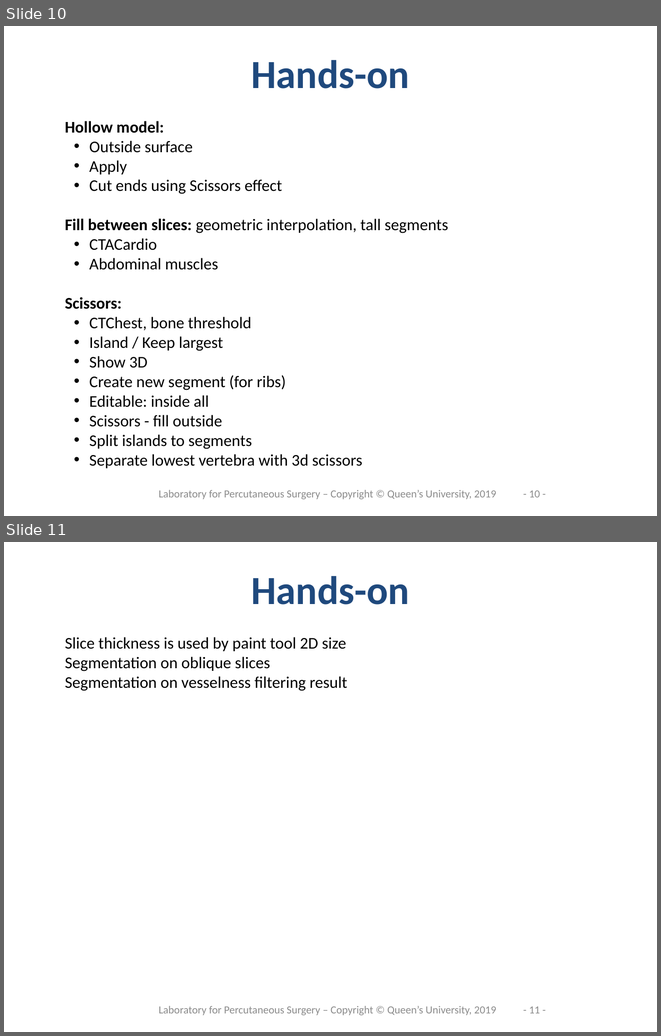
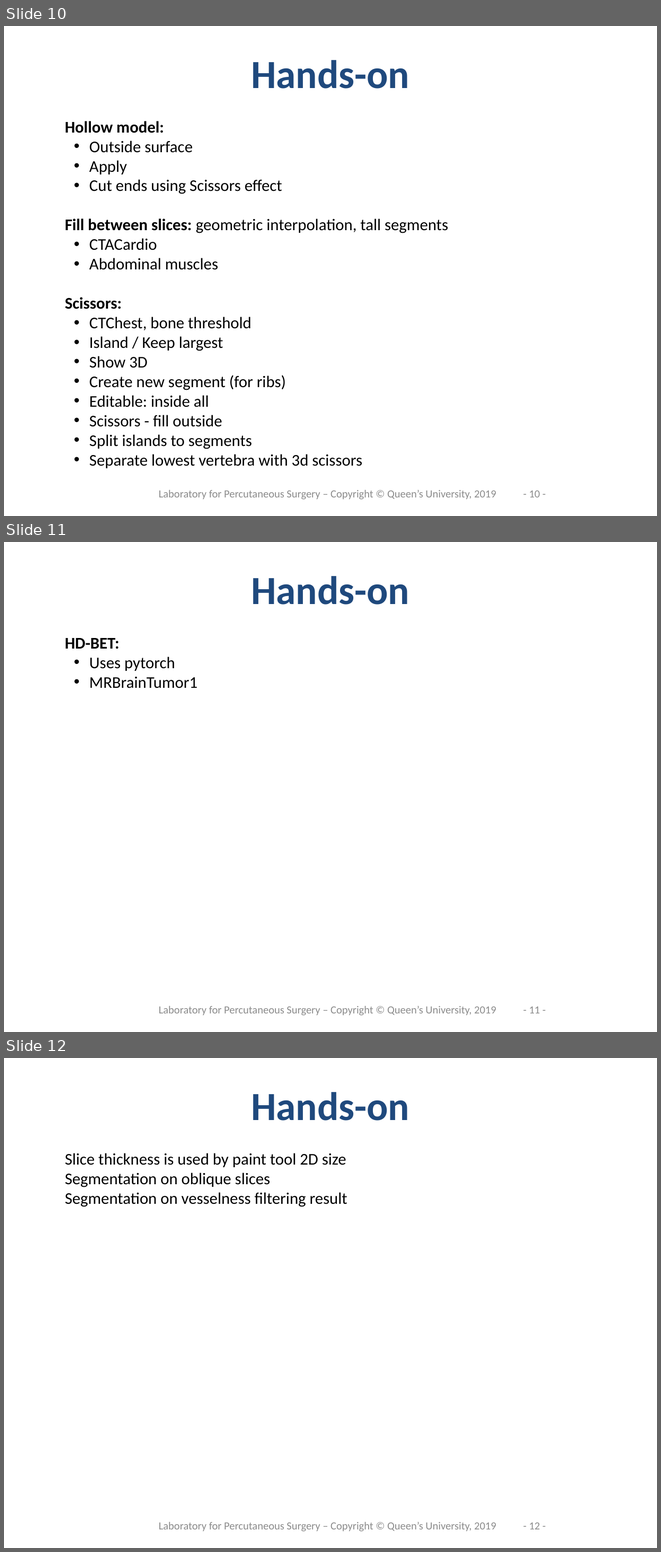
Before and after one commit to PerkLab/PerkLabBootcamp, a slide deck: Doc/day1_4_SegmentationBasics.pptx. Shown one above the other, each under a label of ours: slides 10 and 11 before the commit, slides 10, 11 and 12 after it. The pictures are 661x1036 and 661x1552 pixels, drawn with LibreOffice and Linux fonts; fonts in the diff are those of the drawing; background and template pictures are left out. Boxes give left, top, right and bottom in pixels: in the first picture for what was removed or moved away, otherwise in the second. Text is boxed around its words. In the diff, an @@ line names an element or a change of style, - is before the commit and + after.

Commit message:
Minor presentation updates

```diff
--- a/Doc/day1_4_SegmentationBasics.pptx
+++ b/Doc/day1_4_SegmentationBasics.pptx
@@ slide 11 added at [4, 542, 657, 1032], background #FFFFFF @@
@@ title added at [251, 576, 409, 605], 44 pt, text #1F497D, bold @@
+Hands-on
@@ text added at [65, 638, 197, 688], 18 pt, text #000000 @@
+HD-BET:
+• Uses pytorch
+• MRBrainTumor1
@@ text added at [159, 1006, 496, 1015], 12 pt, text #8C8C8C @@
+Laboratory for Percutaneous Surgery – Copyright © Queen’s University, 2019
@@ page number added at [529, 1006, 540, 1013], 12 pt, text #8C8C8C @@
+- 11 -
@@ what was slide 11 is now slide 12 @@
@@ page number at [529, 1522, 540, 1529]: text changed @@
-- 11 -
+- 12 -
```
